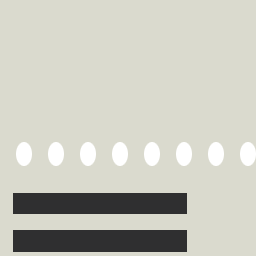
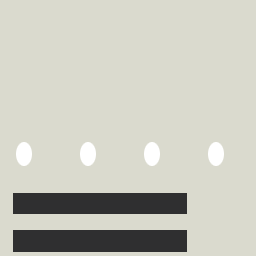
Layered file, before and after one edit (256x256). Changes by layer:
painted on "Calque" over [left=48, top=142, right=256, bottom=166]
